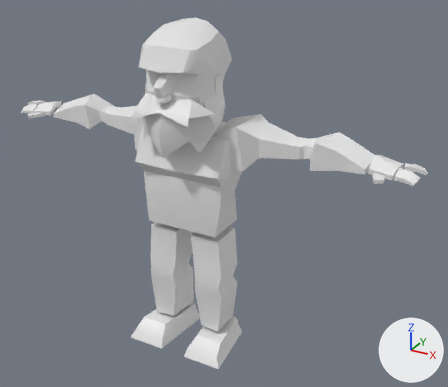
Renders of the FBX model BlackSmithGame/Assets/3Dmodels/Smith.fbx from each side of a commit.
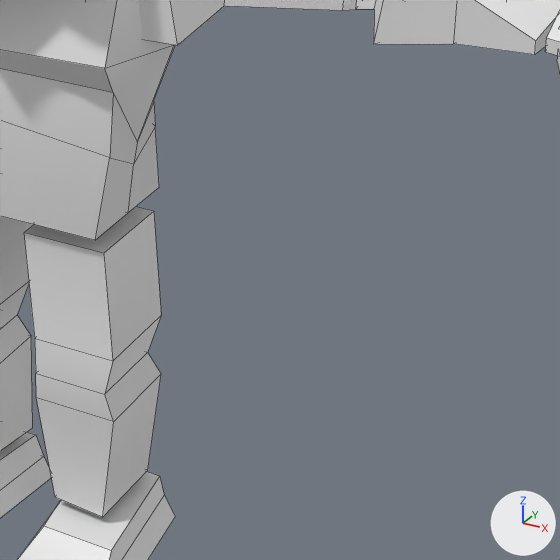
Each version is shown whole from a 50 mm camera at (1.027, -1.627, 1.408) aimed at (0.096, 0.066, 0.561), then close up on the part from 41% to 83% of the width and 40% to 89% of the height. The axes (+X, +Y, +Z) are drawn at lower right. The lights are the same throughout. The close-ups show mesh edges as thin lines. Where no turn or scale is listed for an object, it has been applied to the vertices.
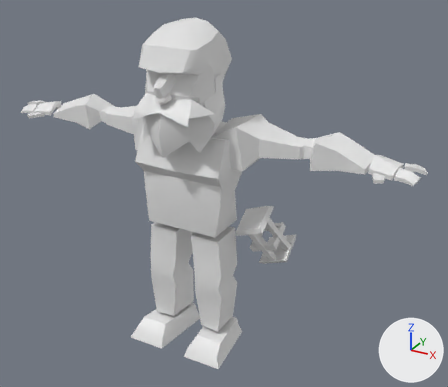
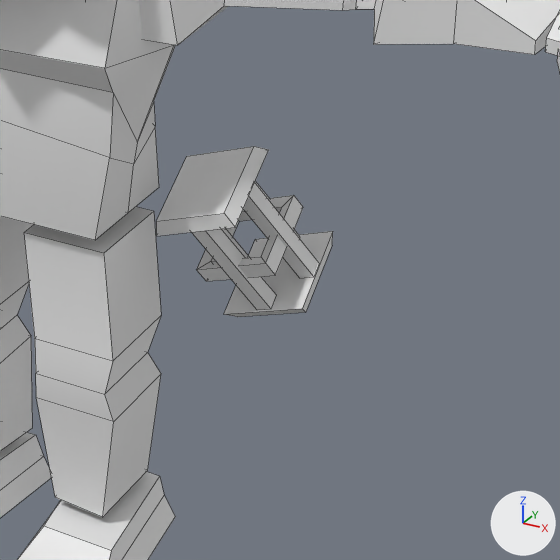
Pixel boxes [x1, y1, x2, y2] of what changed, in the close-ups (560 x 560 px):
```json
{"part": 1, "of": "me_cube_001", "change": "added", "after": [197, 195, 303, 281]}
{"part": 2, "of": "me_cube_001", "change": "added", "after": [156, 146, 333, 317]}
```

Scene script edits in JSON lines:
```json
{"block": "me_cube_001", "where": "# used by ob_cube_001; location = (0.0, 0.0, 0.0)"}
{"op": "remove", "block": "me_cube_001", "code": "me_cube_001.from_pydata(...)  # 432 vertices, 366 faces; spans x -0.75..0.75, y -0.17..0.15, z 0.0..1.14"}
{"op": "add", "block": "me_cube_001", "code": "me_cube_001.from_pydata(...)  # 496 vertices, 418 faces; spans x -0.75..0.75, y -0.17..0.2, z 0.0..1.14"}
{"block": "me_cube_001", "change": "me_cube_001 part 1: a new loose piece of 16 vertices spanning x 0.19..0.3, y 0.06..0.17, z 0.36..0.46"}
{"block": "me_cube_001", "change": "me_cube_001 part 2"}
{"block": "me_cube_001", "change": "48 vertices are added at x 0.15..0.32, y 0.02..0.2, z 0.3..0.53"}
{"block": "me_cube_001", "change": "36 new faces join them"}
```
